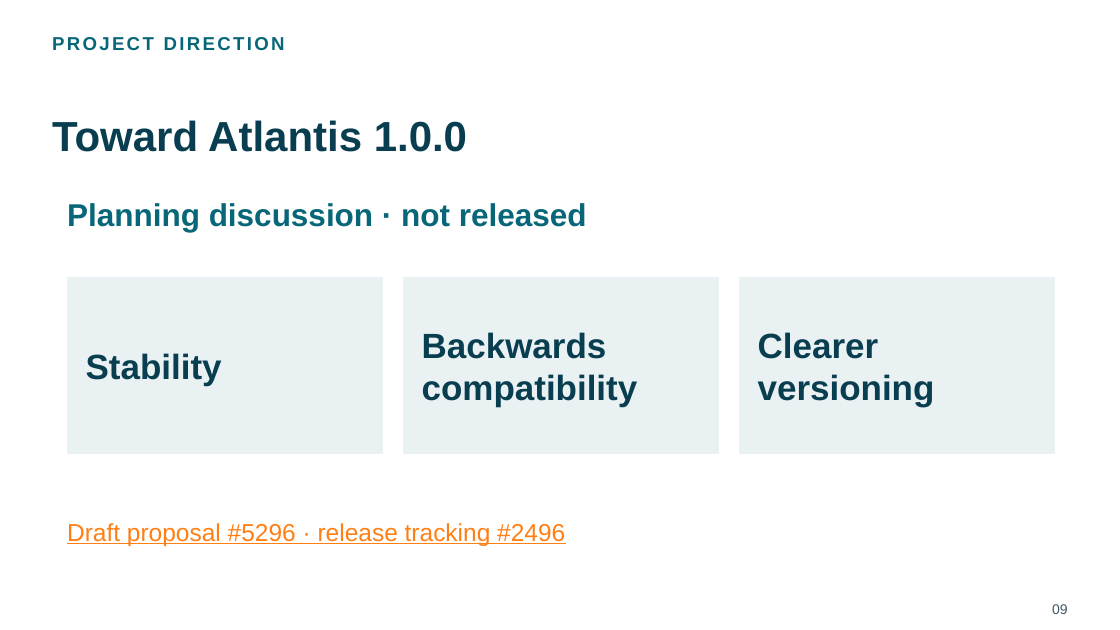
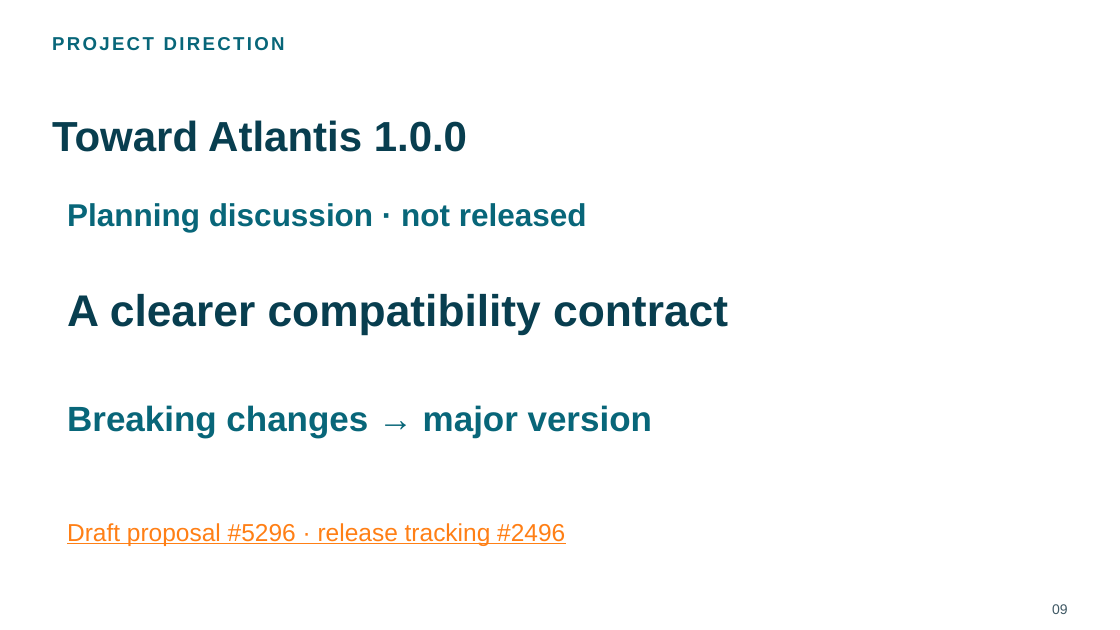
Before and after one commit to chenrui333/atlantis-talk, a slide deck: slide 9 of talks/kubecon-china-2026-atlantis-lightning/slides.pptx. Drawn at 1120x630 pixels with LibreOffice and Linux fonts; fonts in the diff are those of the drawing; background and template pictures are left out. Boxes give left, top, right and bottom in pixels: in the first picture for what was removed or moved away, otherwise in the second. Text is boxed around its words. In the diff, an @@ line names an element or a change of style, - is before the commit and + after.

```diff
--- a/talks/kubecon-china-2026-atlantis-lightning/slides.pptx
+++ b/talks/kubecon-china-2026-atlantis-lightning/slides.pptx
@@ rectangle removed at [67,277,382,454] @@
@@ text added at [67,294,728,334], 38 pt, text #083E4F, bold @@
+A clearer compatibility contract
@@ rectangle removed at [403,277,718,454] @@
@@ rectangle removed at [739,277,1054,454] @@
@@ text removed at [86,353,222,386] @@
-Stability
@@ text removed at [422,332,638,407] @@
-Backwards
-compatibility
@@ text removed at [758,332,935,407] @@
-Clearer
-versioning
@@ text added at [67,405,652,438], 30 pt, text #086679, bold @@
+Breaking changes → major version
```
Also in this commit, not shown: 5 other slides changed, 1 slide added, 1 slide removed, 22 other files.
